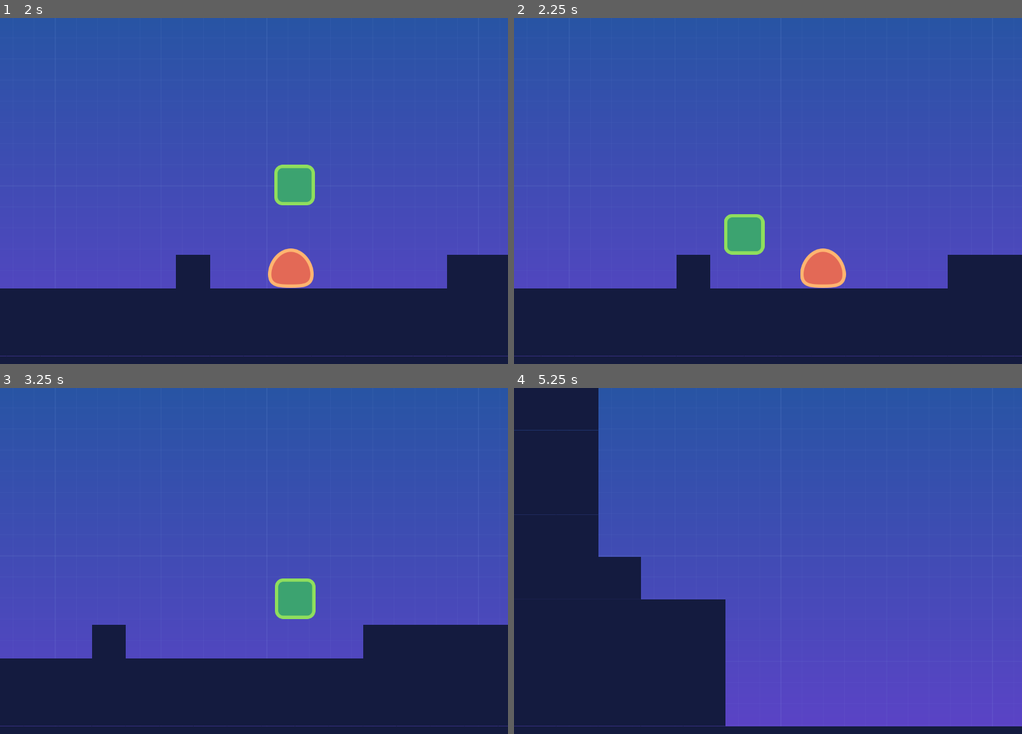
Above: before the commit, frames 1-4 (two rows, left to right).
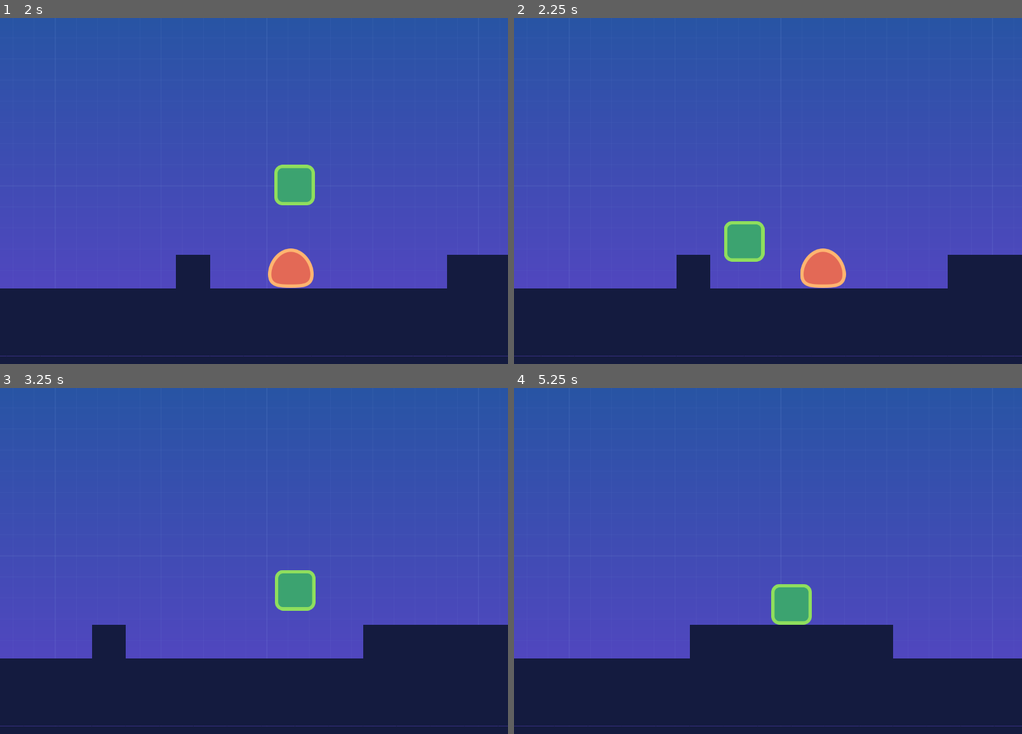
Above: after the commit, the same moments.

Repository: walizw/GodotProjects
Game: Godot game, scene res://scenes/level.tscn
Two runs of this game, one before a commit and one after it. Both use one fixed random seed, a clock stepped at 60 frames per second and the inputs below.
Inputs:
- Up to frame 1 (2 s): hold D (right) from 0.53 s (still down); tap W (jump) at 0.77, 1.52 s
- Up to frame 2 (2.25 s): release D (right) at 2.03 s; hold A (left) from 2.03 s (still down)
- Up to frame 3 (3.25 s): release A (left) at 2.78 s; hold D (right) from 2.78 s (still down); tap W (jump) at 3.02 s
- Up to frame 4 (5.25 s): tap W (jump) at 3.77, 4.52 s; release D (right) at 4.28 s; hold A (left) 4.28-5.03 s; hold D (right) from 5.03 s (still down)

Frame 1 is identical in both runs. In frame 2, 0.5% of the frame differs, in the area x 41-50%, y 56-71%; in frame 3, 0.5%; in frame 4, 33%, in the area x 0-100%, y 0-98%.

Commit message:
added bumper

Diff:
--- /dev/null
+++ b/1. Platformer/prefabs/bumper.tscn
@@ -0,0 +1,23 @@
+[gd_scene load_steps=3 format=2]
+
+[ext_resource path="res://assets/bumper.png" type="Texture" id=1]
+
+[sub_resource type="CapsuleShape2D" id=1]
+radius = 23.0001
+height = 57.9998
+
+[node name="Bumper" type="Area2D"]
+collision_layer = 16
+
+[node name="Bumper" type="Sprite" parent="."]
+position = Vector2( 0, -40 )
+texture = ExtResource( 1 )
+
+[node name="CollisionShape2D" type="CollisionShape2D" parent="."]
+position = Vector2( 0, -41 )
+rotation = 1.57079
+shape = SubResource( 1 )
+
+[node name="CollisionPolygon2D" type="CollisionPolygon2D" parent="."]
+position = Vector2( 0, -64 )
+polygon = PoolVector2Array( -44, 1, -29, -9, -9, -15, 11, -15, 30, -10, 39, -6, 46, 1 )
--- a/1. Platformer/prefabs/enemy.tscn
+++ b/1. Platformer/prefabs/enemy.tscn
@@ -31,7 +31,7 @@
 [node name="StompDetector" type="Area2D" parent="."]
 modulate = Color( 0.0588235, 0, 1, 1 )
 position = Vector2( 0, -67 )
-collision_layer = 2
+collision_layer = 16
 
 [node name="CollisionShape2D" type="CollisionShape2D" parent="StompDetector"]
 position = Vector2( 0, -14 )
--- a/1. Platformer/prefabs/player.tscn
+++ b/1. Platformer/prefabs/player.tscn
@@ -8,6 +8,9 @@
 
 [sub_resource type="RectangleShape2D" id=2]
 extents = Vector2( 45, 44 )
+
+[sub_resource type="RectangleShape2D" id=3]
+extents = Vector2( 49, 11 )
 
 [node name="player" type="KinematicBody2D"]
 collision_mask = 10
@@ -45,5 +48,13 @@
 position = Vector2( 0, -44 )
 shape = SubResource( 2 )
 
-[connection signal="area_entered" from="EnemyDetector" to="." method="_on_EnemyDetector_area_entered"]
+[node name="StompDetector" type="Area2D" parent="."]
+modulate = Color( 0.0117647, 0, 1, 1 )
+collision_mask = 16
+monitorable = false
+
+[node name="CollisionShape2D" type="CollisionShape2D" parent="StompDetector"]
+shape = SubResource( 3 )
+
 [connection signal="body_entered" from="EnemyDetector" to="." method="_on_EnemyDetector_body_entered"]
+[connection signal="area_entered" from="StompDetector" to="." method="_on_StompDetector_area_entered"]
--- a/1. Platformer/project.godot
+++ b/1. Platformer/project.godot
@@ -67,6 +67,7 @@
 2d_physics/layer_2="enemies"
 2d_physics/layer_3="coins"
 2d_physics/layer_4="world"
+2d_physics/layer_5="bumper"
 
 [physics]
 
--- a/1. Platformer/scenes/level.tscn
+++ b/1. Platformer/scenes/level.tscn
@@ -1,9 +1,10 @@
-[gd_scene load_steps=7 format=2]
+[gd_scene load_steps=8 format=2]
 
 [ext_resource path="res://assets/tileset.png" type="Texture" id=1]
 [ext_resource path="res://prefabs/player.tscn" type="PackedScene" id=2]
 [ext_resource path="res://prefabs/enemy.tscn" type="PackedScene" id=3]
 [ext_resource path="res://assets/background.png" type="Texture" id=4]
+[ext_resource path="res://prefabs/bumper.tscn" type="PackedScene" id=5]
 
 [sub_resource type="ConvexPolygonShape2D" id=1]
 points = PoolVector2Array( 0, 0, 80, 0, 80, 80, 0, 80 )
@@ -51,7 +52,16 @@
 collision_layer = 8
 collision_mask = 0
 format = 1
-tile_data = PoolIntArray( -196608, 0, 0, -196607, 0, 0, -196 …(742 unchanged characters)… , 0, 0, 458781, 0, 0, 458782, 0, 0, 458792, 0, 0, 458793, 0, 0, 524288, 0, 0, 52 …(2336 unchanged characters)…
+tile_data = PoolIntArray( -196608, 0, 0, -196607, 0, 0, -196 …(742 unchanged characters)… , 0, 0, 458781, 0, 0, 458782, 0, 0, 458789, 0, 0, 458790, 0, 0, 458791, 0, 0, 458792, 0, 0, 458793, 0, 0, 524288, 0, 0, 52 …(2336 unchanged characters)…
+
+[node name="enemy" parent="." instance=ExtResource( 3 )]
+position = Vector2( 1710, 574 )
+
+[node name="enemy2" parent="." instance=ExtResource( 3 )]
+position = Vector2( 2602, 597 )
+
+[node name="Bumper" parent="." instance=ExtResource( 5 )]
+position = Vector2( 3028, 562 )
 
 [node name="player" parent="." instance=ExtResource( 2 )]
 position = Vector2( 913, 587 )
@@ -61,10 +71,4 @@
 [node name="Camera2D" parent="player" index="2"]
 limit_right = 3360
 
-[node name="enemy" parent="." instance=ExtResource( 3 )]
-position = Vector2( 1710, 574 )
-
-[node name="enemy2" parent="." instance=ExtResource( 3 )]
-position = Vector2( 2904, 577 )
-
 [editable path="player"]
--- a/1. Platformer/scripts/player.gd
+++ b/1. Platformer/scripts/player.gd
@@ -2,7 +2,7 @@
 
 export var stomp_impulse: = 1000.0
 
-func _on_EnemyDetector_area_entered(area: Area2D) -> void:
+func _on_StompDetector_area_entered(area: Area2D) -> void:
 	_velocity = calculate_stomp_velocity (_velocity, stomp_impulse)
 
 func _on_EnemyDetector_body_entered(body: Node) -> void:
Not shown: 1 places in 1. Platformer/prefabs/player.tscn that only renumber resources
